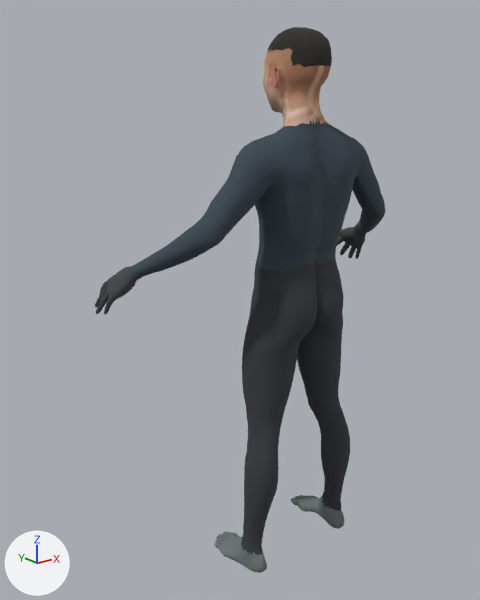
What one commit did to the glTF model public/models/fitness-athlete.glb.
Camera for both pictures: a 50 mm lens placed at (-1.658, -1.705, 1.813), pointed at (-0.1, 0.243, 1.034). Lighting does not change. The marker at lower left points along +X, +Y and +Z. The older version comes first. Vertices at exactly the same position are counted once.

Objects in the first picture: 'ContinuousHumanMesh'.
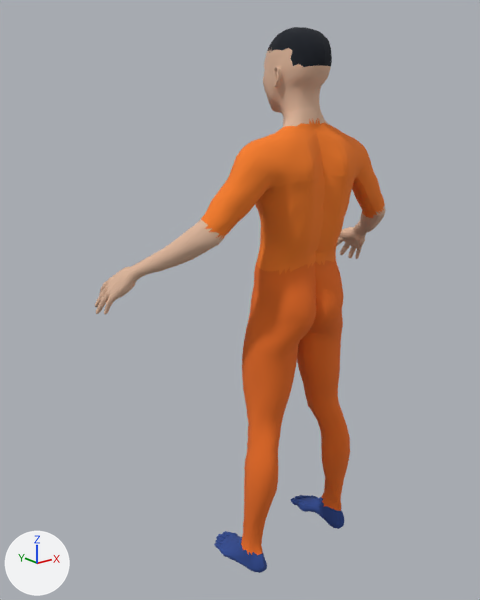
Commit message: Replace fitness figure with a Goku-inspired 3D lifter

Where the change shows, as pixel boxes [x1, y1, x2, y2] in the pictures (480 x 600 px; the box of a moved part takes in the faces that stretch with it):
'ContinuousHumanMesh', reshaped: before [95, 27, 385, 573]; after [95, 27, 386, 573]
part 1 of me_mesh_0, moved or reshaped: before [129, 174, 384, 279]; after [129, 176, 384, 278]
part 2 of me_mesh_0, moved or reshaped: before [247, 435, 250, 452]; after [247, 438, 251, 452]
part 3 of me_mesh_0, recoloured: [263, 48, 331, 127] in both
part 4 of me_mesh_0, recoloured: [128, 206, 385, 282] in both
part 5 of me_mesh_0, recoloured (dark blue to orange): [201, 119, 385, 274] in both
part 6 of me_mesh_0, recoloured (dark grey to orange): [241, 258, 350, 555] in both
part 7 of me_mesh_0, recoloured (grey to blue): [214, 495, 344, 573] in both
part 8 of me_mesh_0, recoloured: [267, 27, 331, 67] in both
part 9 of me_mesh_0, recoloured: [95, 227, 365, 314] in both

What the commit changed:
Material 'anime-hands' (mat_anime_hands) is new.
Its base color is (0.73, 0.47, 0.33) (beige #deb69b).
Its roughness is 0.91.
Material 'blue-boots' (mat_blue_boots) is new.
Its base color is (0.025, 0.065, 0.28) (blue #2c4890).
Its roughness is 0.9.
Material 'orange-gi' (mat_orange_gi) is new.
Its base color is (0.93, 0.205, 0.018) (orange #f77d24).
Its roughness is 0.96.
Material 'anime-skin' (mat_anime_skin) is new.
Its base color is (0.73, 0.47, 0.33) (beige #deb69b).
Its roughness is 0.91.
Material 'orange-training-pants' (mat_orange_training_pants) is new.
Its base color is (0.83, 0.155, 0.015) (orange #eb6e21).
Its roughness is 0.97.
Material 'black-spiky-hair-base' (mat_black_spiky_hair_base) is new.
Its base color is (0.008, 0.011, 0.018) (black #161b24).
Its roughness is 1.0.
me_mesh_0 has 13380 vertices, 26756 faces and spans x -0.66..0.66, y -0.12..0.43, z 0.0..2.02.
me_mesh_0 is used by ob_continuoushumanmesh; location (0.0, 0.0, 0.0).
me_mesh_0 part 1: 118 vertices moved from x -0.56..0.56, y -0.11..0.23, z 1.22..1.52 to x -0.56..0.56, y -0.12..0.23, z 1.22..1.51; 81 vertices removed from x -0.58..0.58, y -0.03..0.23, z 1.22..1.49; 81 vertices added at x -0.59..0.59, y -0.03..0.23, z 1.22..1.48.
me_mesh_0 part 2: 2 vertices moved within x -0.23..0.23, y 0.03, z 0.53; 4 vertices removed from x -0.23..0.23, y 0.04, z 0.53..0.55; 4 vertices added at x -0.23..0.23, y 0.02..0.03, z 0.53..0.55.
me_mesh_0 part 3: 8252 faces spanning x -0.11..0.11, y -0.07..0.19, z 1.67..1.97 switch from mat_textured_skin (picture img_fitness_skin_png) to mat_anime_skin (beige #deb69b).
me_mesh_0 part 4: 826 faces spanning x -0.6..0.6, y -0.03..0.25, z 1.2..1.42 switch from mat_midnight_compression_top (dark blue #3a4850) to mat_anime_skin (beige #deb69b).
me_mesh_0 part 5: 3048 faces spanning x -0.44..0.44, y -0.12..0.15, z 1.2..1.73 switch from mat_midnight_compression_top (dark blue #3a4850) to mat_orange_gi (orange #f77d24).
me_mesh_0 part 6: 3022 faces spanning x -0.27..0.27, y -0.11..0.15, z 0.08..1.27 switch from mat_charcoal_training_pants (dark grey #373a3e) to mat_orange_training_pants (orange #eb6e21).
me_mesh_0 part 7: 4258 faces spanning x -0.29..0.29, y -0.07..0.23, z 0.0..0.12 switch from mat_training_sneakers (grey #6c7676) to mat_blue_boots (blue #2c4890).
me_mesh_0 part 8: 336 faces spanning x -0.09..0.08, y -0.08..0.17, z 1.89..2.02 switch from mat_textured_crop (black #2f2c2a) to mat_black_spiky_hair_base (black #161b24).
me_mesh_0 part 9: 6380 faces spanning x -0.66..0.66, y 0.21..0.43, z 1.06..1.25 switch from mat_lifting_gloves (dark grey #424548) to mat_anime_hands (beige #deb69b).
